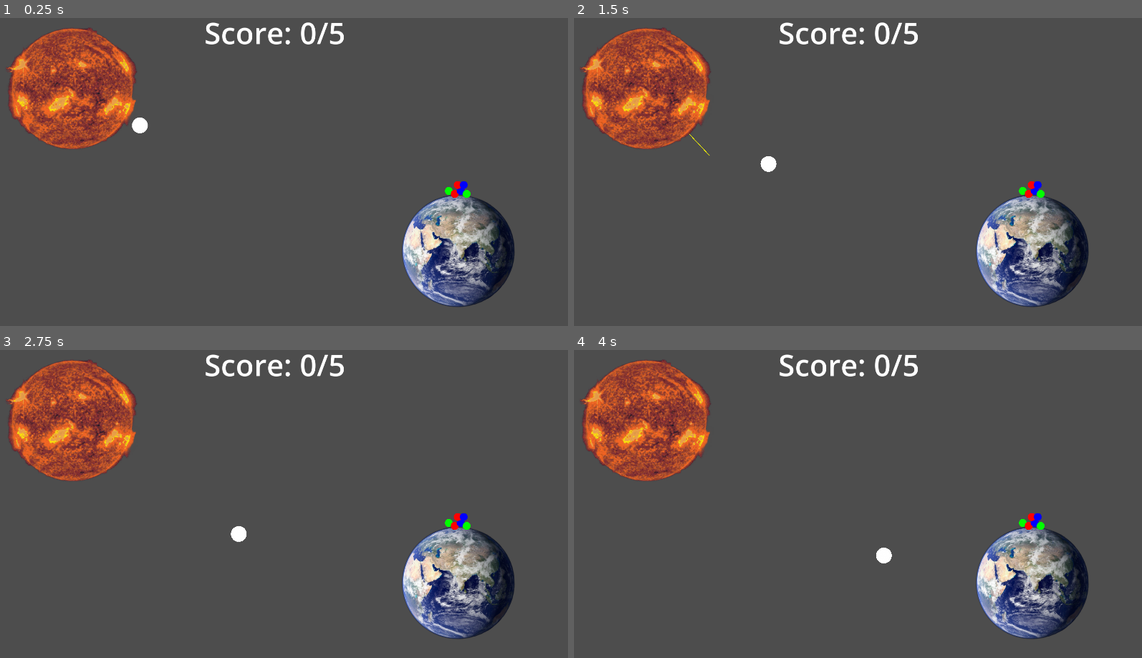
Above: before the commit, frames 1-4 (two rows, left to right).
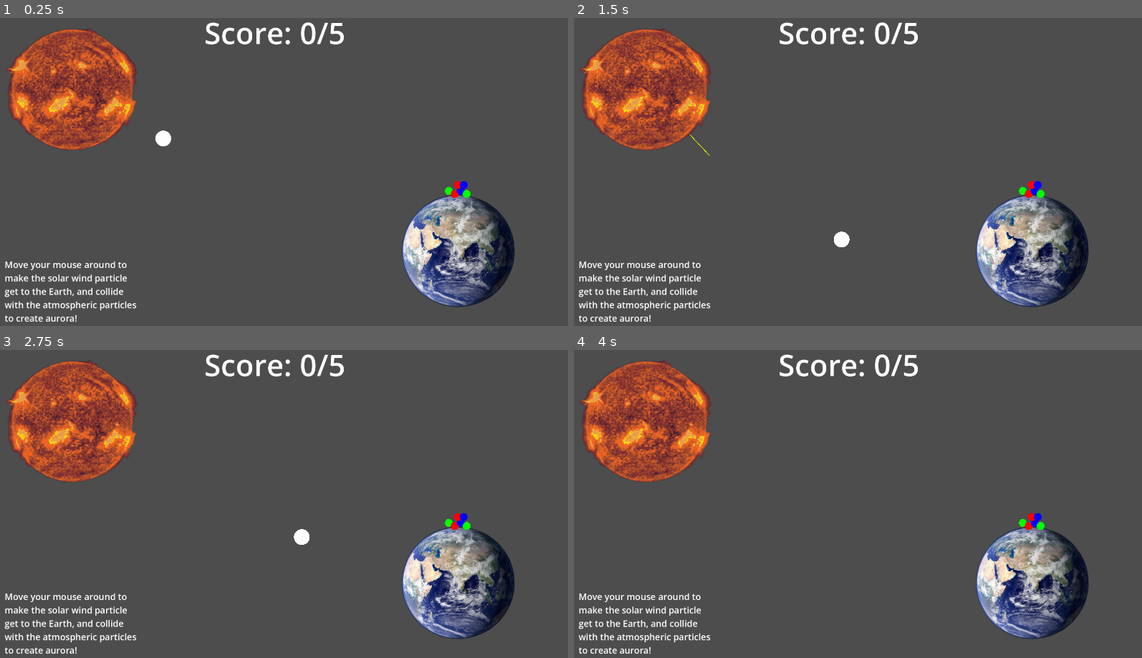
Above: after the commit, the same moments.

Repository: GeoGraphyMaster/HereComesTheSun
Game: Godot game, scene res://aurora_game.tscn
The game is run twice, just before and just after one commit, with the same random seed, the same clock (stepped at 60 frames per second) and the same inputs. This scene is started directly instead of the project's main scene.
Inputs (mouse positions are in pixels of both pictures, inside the frame that each line leads up to):
- Up to frame 1 (0.25 s): no input
- Up to frame 2 (1.5 s): drag from (647, 88) to (721, 128) at 0.52 s; drag from (738, 190) to (647, 88) at 1.27 s
- Up to frame 3 (2.75 s): move the mouse to (340, 433) at 2.02 s; hold D (move_right) from 2.03 s (still down); click (340, 433) at 2.17 s
- Up to frame 4 (4 s): release D (move_right) at 2.75 s; drag from (829, 568) to (1034, 581) at 2.77 s; move the mouse to (1028, 553) at 3.52 s; hold A (move_left) from 3.53 s (still down); click (1028, 553) at 3.67 s

The runs differ from the first frame. In frame 1, 3.6% of the frame differs, in the area x 0-31%, y 3-99%; in frame 2, 3.6%; in frame 3, 3.6%; in frame 4, 3.5%.
Error before the commit: Invalid assignment of property or key 'offset' with value of type 'int' on a base object of type 'PathFollow2D'. (res://minigames/aurora-player.gd:32)

Commit message:
wiwowowo

Diff:
--- a/aurora_game.tscn
+++ b/aurora_game.tscn
@@ -12,14 +12,6 @@
 
 [sub_resource type="CircleShape2D" id="CircleShape2D_kq5bn"]
 
-[sub_resource type="CircleShape2D" id="CircleShape2D_awmtt"]
-
-[sub_resource type="Curve2D" id="Curve2D_yj4i7"]
-_data = {
-"points": PackedVector2Array(0, 0, 0, 0, -458.5, 568.4, 0, 0, 0, 0, -394, 562, 0, 0, 0, 0, -318.75, 555.6, 0, 0, 0, 0, -275.75, 550.80005, 0, 0, 0, 0, -243.5, 549.19995, 0, 0, 0, 0, -146.75, 546, 0, 0, 0, 0, -103.75, 544.4, 0, 0, 0, 0, 100.5, 542.80005, 0, 0, 0, 0, 272.5, 544.4, 0, 0, 0, 0, 412.25, 547.6, 0, 0, 0, 0, 530.5, 555.6, 0, 0, 0, 0, 646.5112, 563.0809, 0, 0, 0, 0, 713.25, 568.4, 0, 0, 0, 0, 853, 579.6, 0, 0, 0, 0, 928.25, 587.6, 0, 0, 0, 0, 1111, 605.19995, 0, 0, 0, 0, 1283, 627.6, 0, 0, 0, 0, 1433.5, 656.4, 0, 0, 0, 0, 1541, 683.6, 0, 0, 0, 0, 1637.75, 714, 0, 0, 0, 0, 1713, 747.6, 0, 0, 0, 0, 1777.5, 784.4, 0, 0, 0, 0, 1809.75, 819.6, 0, 0, 0, 0, 1831.25, 850, 0, 0, 0, 0, 1809.75, 893.19995, 0, 0, 0, 0, 1713, 928.4, 0, 0, 0, 0, 1637.75, 952.4, 0, 0, 0, 0, 1498, 970)
-}
-point_count = 28
-
 [sub_resource type="CircleShape2D" id="CircleShape2D_8nv60"]
 radius = 29.34
 
@@ -30,11 +22,11 @@
 script = ExtResource("2_m18pj")
 
 [node name="sunny sun" type="Sprite2D" parent="Sun" unique_id=1057737641]
-position = Vector2(256, 256)
+position = Vector2(256, 259)
 texture = ExtResource("3_awmtt")
 
 [node name="CollisionShape2D" type="CollisionShape2D" parent="Sun" unique_id=108561656]
-position = Vector2(259.00003, 257.99997)
+position = Vector2(259, 259)
 scale = Vector2(22, 22)
 shape = SubResource("CircleShape2D_77o5y")
 
@@ -55,25 +47,6 @@
 position = Vector2(1550, 800)
 scale = Vector2(0.5, 0.5)
 texture = ExtResource("6_lulog")
-
-[node name="MagneticZone" type="Area2D" parent="." unique_id=497884543]
-
-[node name="CollisionShape2D" type="CollisionShape2D" parent="MagneticZone" unique_id=900225574]
-position = Vector2(1550, 800)
-scale = Vector2(20, 20)
-shape = SubResource("CircleShape2D_awmtt")
-
-[node name="Path2D" type="Path2D" parent="." unique_id=1933784699]
-position = Vector2(1592.6511, 261.75)
-scale = Vector2(0.093023255, 0.625)
-curve = SubResource("Curve2D_yj4i7")
-
-[node name="PathFollow2D" type="PathFollow2D" parent="Path2D" unique_id=1323686346]
-position = Vector2(-458.5, 568.4)
-rotation = -0.09890145
-
-[node name="Line2D" type="Line2D" parent="Path2D" unique_id=458126018]
-width = 1.0
 
 [node name="ParticlesContainer" type="Node2D" parent="." unique_id=290109713]
 
@@ -169,7 +142,25 @@
 
 [node name="ScoreLabel" type="Label" parent="CanvasLayer" unique_id=221989288]
 offset_left = 700.0
-offset_right = 1173.0
-offset_bottom = 137.0
+offset_right = 3927.0
+offset_bottom = 357.0
 theme_override_font_sizes/font_size = 100
-text = "Score: 0/5"
+
+[node name="MessageLabel1" type="Label" parent="CanvasLayer" unique_id=1870378016]
+offset_left = 446.0
+offset_top = 526.0
+offset_right = 486.0
+offset_bottom = 663.0
+theme_override_font_sizes/font_size = 50
+
+[node name="Label" type="Label" parent="." unique_id=1002232407]
+offset_left = 30.0
+offset_top = 826.0
+offset_right = 778.0
+offset_bottom = 1183.0
+theme_override_font_sizes/font_size = 30
+text = "Move your mouse around to
+make the solar wind particle
+get to the Earth, and collide
+with the atmospheric particles
+to create aurora!"
--- a/minigames/aurora-atmosphere.gd
+++ b/minigames/aurora-atmosphere.gd
@@ -6,7 +6,6 @@
 var collected = false
 
 func _ready():
-	# Set color based on type (optional, if not set by sprite)
 	match gas_type:
 		GasType.OXYGEN_GREEN:
 			$Sprite2D.modulate = Color.GREEN
@@ -15,14 +14,12 @@
 		GasType.NITROGEN_BLUE:
 			$Sprite2D.modulate = Color.BLUE
 
-	# Connect body_entered
-	body_entered.connect(_on_body_entered)
+	area_entered.connect(_on_area_entered)
 
-func _on_body_entered(body):
-	if body.name == "Player" and not collected:
+func _on_area_entered(area):
+	if area.name == "Player" and not collected:
 		collected = true
-		# Update score and show message
-		var game = get_node("/root/AuroraGame") # or use an autoload
-		game.on_particle_collected(self)
-		# Hide or queue free
+		var game = get_tree().current_scene
+		if game and game.has_method("on_particle_collected"):
+			game.on_particle_collected(self)
 		queue_free()
--- a/minigames/aurora-game.gd
+++ b/minigames/aurora-game.gd
@@ -1,36 +1,30 @@
 extends Node2D
 
 var score = 0
-var max_score = 5   # Number of particles needed to finish
-
-@onready var score_label = $CanvasLayer/ScoreLabel
-@onready var message_label = $CanvasLayer/MessageLabel
+var max_score = 5
 
 func _ready():
-	score_label.text = "Score: 0/" + str(max_score)
+	$CanvasLayer/ScoreLabel.text = "Score: 0/" + str(max_score)
 
 func on_particle_collected(particle):
 	score += 1
-	score_label.text = "Score: " + str(score) + "/" + str(max_score)
+	$CanvasLayer/ScoreLabel.text = "Score: " + str(score) + "/" + str(max_score)
 
-	# Show educational message
 	var msg = ""
 	match particle.gas_type:
 		particle.GasType.OXYGEN_GREEN:
-			msg = "Oxygen at 60 miles = Green Aurora!"
+			msg = "Oxygen（60 mi）→ Green Aurora"
 		particle.GasType.OXYGEN_RED:
-			msg = "Oxygen at 150 miles = Red Aurora!"
+			msg = "Oxygen（150 mi）→ Red Aurora"
 		particle.GasType.NITROGEN_BLUE:
-			msg = "Nitrogen = Blue/Purple Aurora!"
-	message_label.text = msg
+			msg = "Nitrogen → Blue/Purple Aurora"
+
+	$CanvasLayer/MessageLabel1.text = msg
 	await get_tree().create_timer(2.0).timeout
-	message_label.text = ""
+	$CanvasLayer/MessageLabel1.text = ""
 
-	# Check for game end
 	if score >= max_score:
 		_end_game()
 
 func _end_game():
-	message_label.text = "You lit up the sky!\nClick to learn more..."
-	# Wait for click or automatically show info screen
-	# You can trigger your info panel here
+	$CanvasLayer/MessageLabel1.text = "You lighted the sky up!"
--- a/minigames/aurora-player.gd
+++ b/minigames/aurora-player.gd
@@ -1,93 +1,24 @@
 extends Area2D
 
-enum State { FLYING, CAPTURED }
-
-var state = State.FLYING
 var velocity = Vector2.ZERO
-var speed = 200.0          # flying speed
-var steering_strength = 5.0
-var magnetic_zone = null
-var path_follow = null
-var capture_offset = 0.0
-var capture_speed = 100.0  # speed along path when captured
+var speed = 400.0
 
 func _ready():
-	# Connect signals from MagneticZone
-	var zone = get_node("../MagneticZone")
-	zone.body_entered.connect(_on_magnetic_zone_entered)
-	zone.body_exited.connect(_on_magnetic_zone_exited)
-
-	# Get reference to PathFollow2D
-	path_follow = get_node("../Path2D/PathFollow2D")
-
-	# Connect to Sun's launch signal
+	# 连接太阳发射信号
 	var sun = get_node("../Sun")
 	sun.launched.connect(_on_sun_launched)
 
 func _on_sun_launched(start_pos, vel):
 	global_position = start_pos
 	velocity = vel
-	state = State.FLYING
-	# Ensure player is not captured
-	path_follow.offset = 0  # reset
-
-func _on_magnetic_zone_entered(body):
-	if body == self and state == State.FLYING:
-		# Enter magnetic capture
-		state = State.CAPTURED
-		# Find closest point on path to current position
-		var closest_offset = _find_closest_path_offset(global_position)
-		path_follow.offset = closest_offset
-		# Snap player to path
-		global_position = path_follow.global_position
-
-func _on_magnetic_zone_exited(body):
-	if body == self and state == State.CAPTURED:
-		# Lost in space? Actually shouldn't happen if path ends inside zone.
-		state = State.FLYING
-
-func _find_closest_path_offset(target_pos):
-	# Simple brute force sampling along the path
-	var curve = path_follow.get_parent().curve
-	var steps = 100
-	var best_offset = 0
-	var best_dist = INF
-	for i in range(steps+1):
-		var offset = curve.get_length() * i / steps
-		var point = curve.sample_baked(offset)
-		var dist = target_pos.distance_to(point)
-		if dist < best_dist:
-			best_dist = dist
-			best_offset = offset
-	return best_offset
 
 func _process(delta):
-	if state == State.FLYING:
-		_flying_update(delta)
-	elif state == State.CAPTURED:
-		_captured_update(delta)
-
-func _flying_update(delta):
-	# Gentle steering towards mouse
+	# 始终跟随鼠标移动
 	var mouse_pos = get_global_mouse_position()
 	var direction = (mouse_pos - global_position).normalized()
-	velocity += direction * steering_strength
-	velocity = velocity.limit_length(speed)
+	velocity = direction * speed
 	global_position += velocity * delta
 
-	# Keep within screen bounds (optional)
+	# 可选：限制在屏幕内（避免跑出视野）
 	var viewport = get_viewport_rect().size
 	global_position = global_position.clamp(Vector2.ZERO, viewport)
-
-func _captured_update(delta):
-	# Control speed along path with mouse Y (up/down)
-	var mouse_y = get_viewport().get_mouse_position().y
-	var center_y = get_viewport_rect().size.y / 2
-	var dir = sign(center_y - mouse_y)  # positive if mouse above center (move forward)
-	var move = dir * capture_speed * delta
-	path_follow.offset += move
-	# Clamp offset to path length
-	var max_offset = path_follow.get_parent().curve.get_length()
-	path_follow.offset = clamp(path_follow.offset, 0, max_offset)
-	# Update player position
-	global_position = path_follow.global_position
--- a/minigames/aurora-sun.gd
+++ b/minigames/aurora-sun.gd
@@ -9,16 +9,13 @@
 func _input_event(viewport, event, shape_idx):
 	if event is InputEventMouseButton and event.button_index == MOUSE_BUTTON_LEFT:
 		if event.pressed:
-			# 开始拖拽
 			dragging = true
 			drag_start = get_global_mouse_position()
 		else:
-			# 结束拖拽
 			if dragging:
 				dragging = false
 				drag_current = get_global_mouse_position()
 				var launch_vector = drag_start - drag_current
-				# 限制最大发射速度
 				if launch_vector.length() > 300:
 					launch_vector = launch_vector.normalized() * 300
 				emit_signal("launched", drag_start, launch_vector)
@@ -26,9 +23,8 @@
 func _process(delta):
 	if dragging:
 		drag_current = get_global_mouse_position()
-		queue_redraw()  # 请求重绘（Godot 4 中用 queue_redraw，Godot 3 用 update）
+		queue_redraw()
 
 func _draw():
 	if dragging:
-		# 绘制从太阳到鼠标的连线
 		draw_line(drag_start - global_position, drag_current - global_position, Color.YELLOW, 2)
